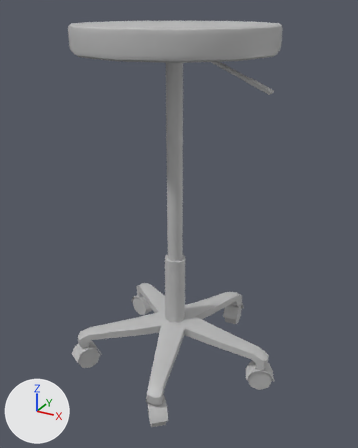
Before and after pictures for a commit that changed the FBX model Resources/Models/ART1_Stool.fbx.
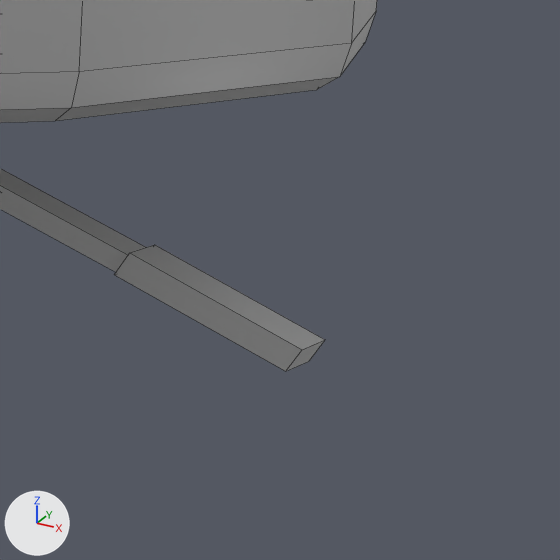
Each version appears first whole from a 50 mm lens placed at (0.361, -0.66, 0.604), pointed at (0.003, -0.009, 0.278), and next in a close-up on the part from 64% to 86% of the width and 10% to 27% of the height. The axes (+X, +Y, +Z) are drawn at lower left. The lights are the same throughout. The first two pictures are the older version. The close-ups show mesh edges as thin lines. Where no turn or scale is listed for an object, it has been applied to the vertices.
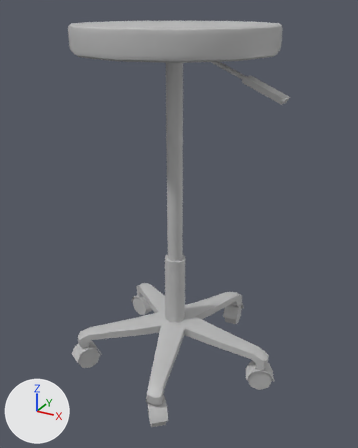
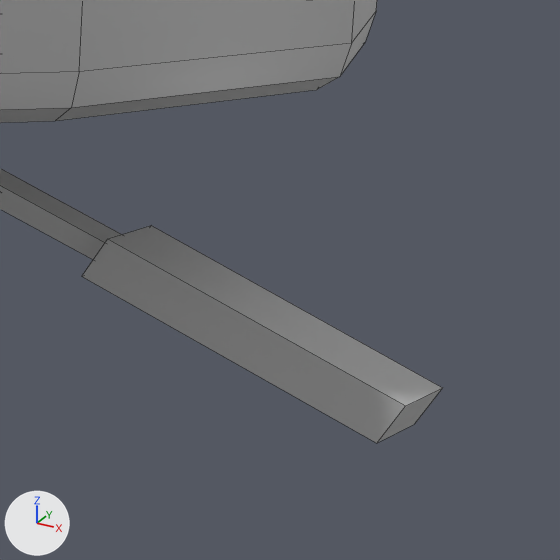
What differs and where, as boxes [x1, y1, x2, y2] in the close-ups (560 x 560 px; the box of a moved part takes in the faces that stretch with it):
'pCylinder29', reshaped
    before: [0, 0, 377, 371]
    after: [0, 0, 442, 443]
part 1 of me_mesh, moved or reshaped
    before: [114, 245, 325, 371]
    after: [82, 226, 442, 443]

The change, as a diff of the scene's bpy script:
```diff
--- a/Resources/Models/ART1_Stool.fbx.py
+++ b/Resources/Models/ART1_Stool.fbx.py
@@ me_mesh @@
 me_mesh.from_pydata(...)  # 528 vertices, 480 faces; spans x -0.167..0.183, y -0.182..0.182, z -0.001..0.581
 # used by ob_pcylinder29; location = (0.0, 0.0, 0.0)
+# me_mesh part 1: the loose piece of 8 vertices spanning x 0.106..0.143, y -0.009..0.004, z 0.495..0.514 is scaled about its middle by 1.7, then moved by (0.008, 0.0, -0.004)
 me_mesh.materials.append(mat_lambert1)
```
